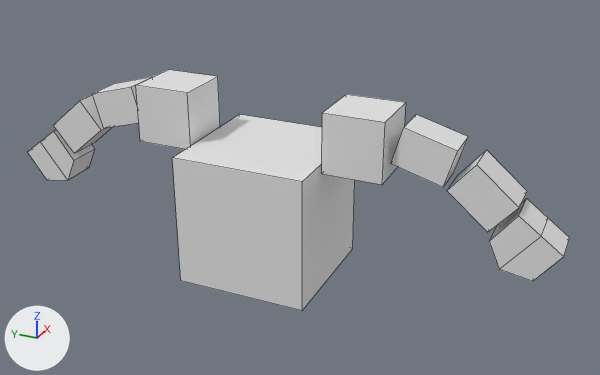
The Blender file Character Creator for Video Games Design take1.blend as it was, and as the next commit left it.
Rendered twice from a 50 mm camera at (-5.12, -2.55, 5.65) aimed at (0.08, -0.21, 3.05). The lights are fixed; the arrows at lower left show +X, +Y and +Z. Mesh edges are drawn as thin lines.
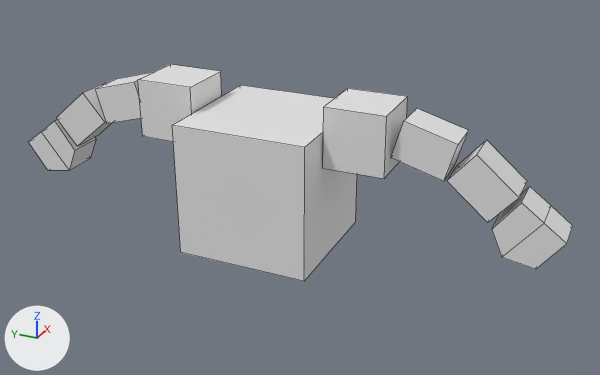
Commit message: named thimns

Boxes (x1, y1, x2, y2) around the edits, measured in the pictures (600 x 375 px):
'Cube', moved
    before: (172, 114, 355, 311)
    after: (172, 85, 357, 281)
'Cube.001', moved
    before: (136, 70, 406, 185)
    after: (138, 64, 408, 179)
'Cube.004', moved
    before: (28, 130, 570, 281)
    after: (29, 120, 573, 269)
'Cube.003', moved
    before: (53, 95, 527, 232)
    after: (56, 83, 527, 222)
'Cube.002', moved
    before: (92, 77, 468, 187)
    after: (95, 72, 469, 181)

The change, as a diff of the scene's bpy script:
```diff
--- a/Character Creator for Video Games Design take1.blend.py
+++ b/Character Creator for Video Games Design take1.blend.py
@@ ob_cube @@
 ob_cube = bpy.data.objects.new('Cube', me_cube_009)
-ob_cube.location = (0.0, 0.017, 2.881)
+ob_cube.location = (0.0, 0.0, 3.129)
 ob_cube.scale = (0.505, 0.505, 0.505)
@@ ob_cube_001 @@
 ob_cube_001 = bpy.data.objects.new('Cube.001', me_cube_010)
-ob_cube_001.location = (0.0, 0.765, 3.557)
+ob_cube_001.location = (0.0, 0.741, 3.602)
 ob_cube_001.scale = (0.223, 0.223, 0.223)
@@ ob_cube_002 @@
 ob_cube_002 = bpy.data.objects.new('Cube.002', me_cube_011)
-ob_cube_002.location = (0.0, 1.236, 3.542)
+ob_cube_002.location = (0.0, 1.202, 3.587)
 ob_cube_002.rotation_euler = (1.296, 0.0, 0.0)  # degrees (74, 0, 0)
@@ ob_cube_003 @@
 ob_cube_003 = bpy.data.objects.new('Cube.003', me_cube_012)
-ob_cube_003.location = (0.0, 1.648, 3.319)
+ob_cube_003.location = (0.0, 1.607, 3.39)
 ob_cube_003.rotation_euler = (0.874, 0.0, 0.0)  # degrees (50, 0, 0)
@@ ob_cube_004 @@
 ob_cube_004 = bpy.data.objects.new('Cube.004', me_cube_013)
-ob_cube_004.location = (0.0, 1.962, 3.02)
+ob_cube_004.location = (0.0, 1.935, 3.114)
 ob_cube_004.rotation_euler = (0.929, 0.0, 0.0)  # degrees (53, 0, 0)
```
